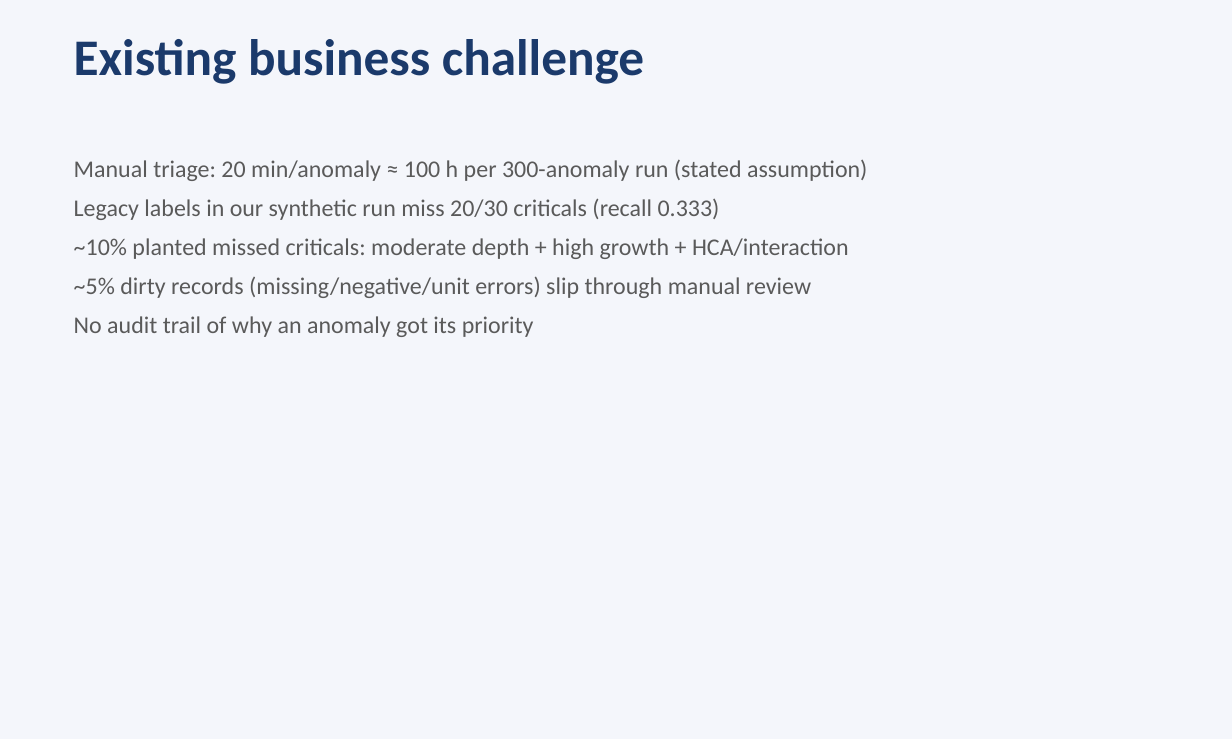
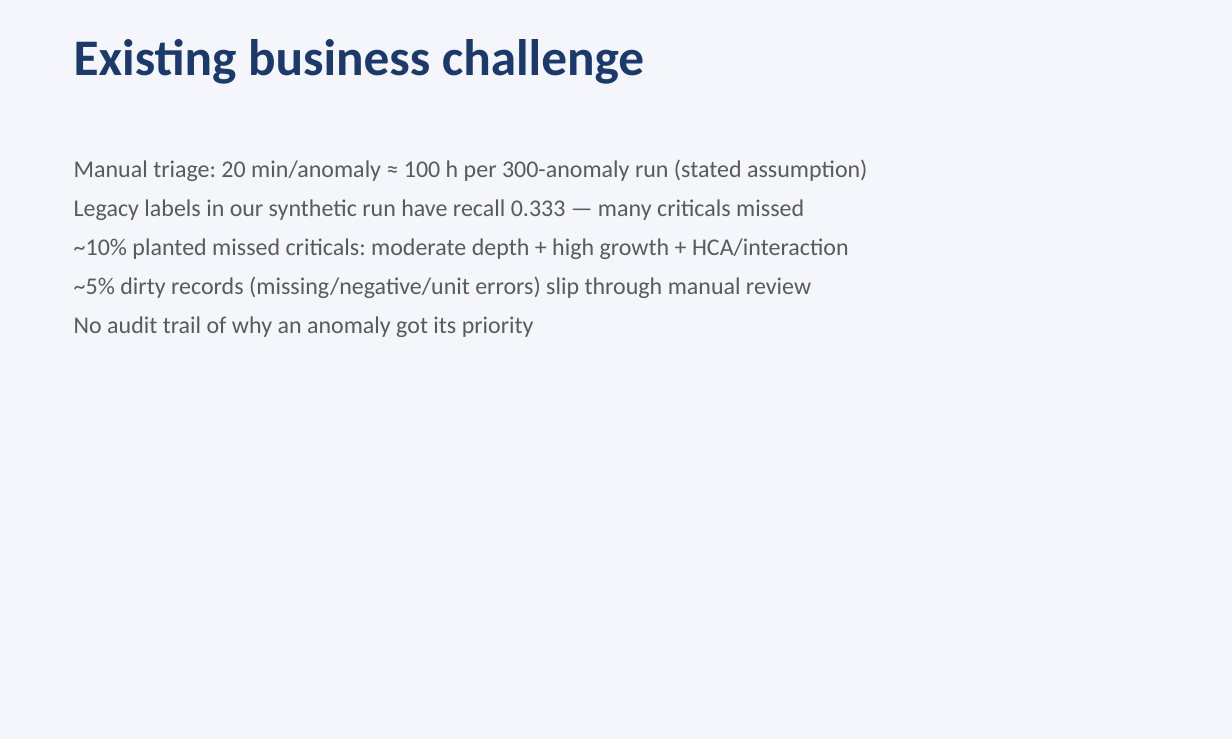
Before and after one commit to DeltaN04/Pipeline-Corrosion-Guard, a slide deck: slide 3 of presentation.pptx. Drawn at 1232x739 pixels with LibreOffice and Linux fonts; fonts in the diff are those of the drawing. Boxes give left, top, right and bottom in pixels: in the first picture for what was removed or moved away, otherwise in the second. Text is boxed around its words. In the diff, an @@ line names an element or a change of style, - is before the commit and + after.

```diff
--- a/presentation.pptx
+++ b/presentation.pptx
@@ text at (74,199,804,220): text changed @@
-Legacy labels in our synthetic run miss 20/30 criticals (recall 0.333)
+Legacy labels in our synthetic run have recall 0.333 — many criticals missed
```
Also in this commit, not shown: 5 other slides changed, 13 other files.
